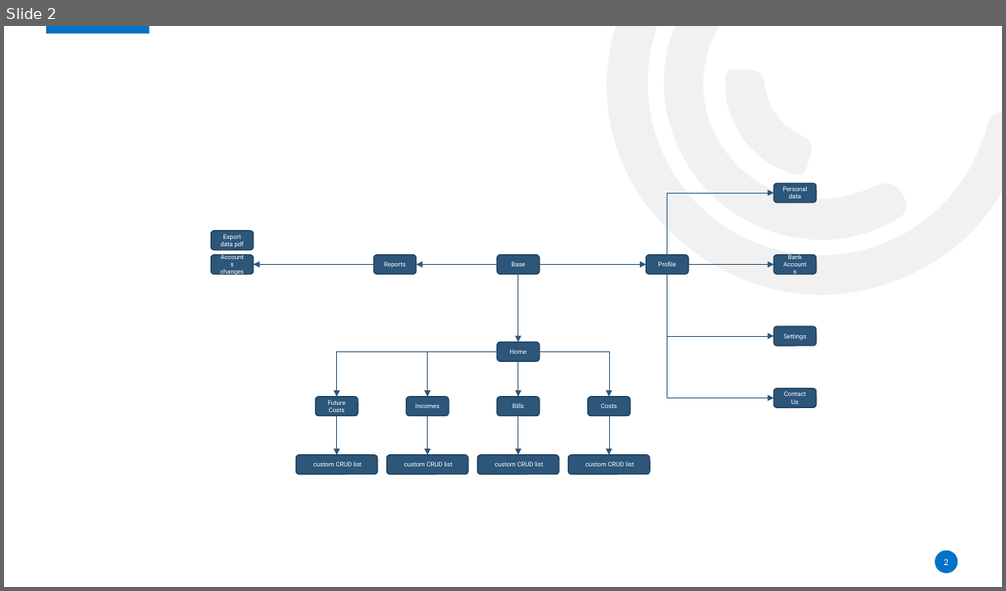
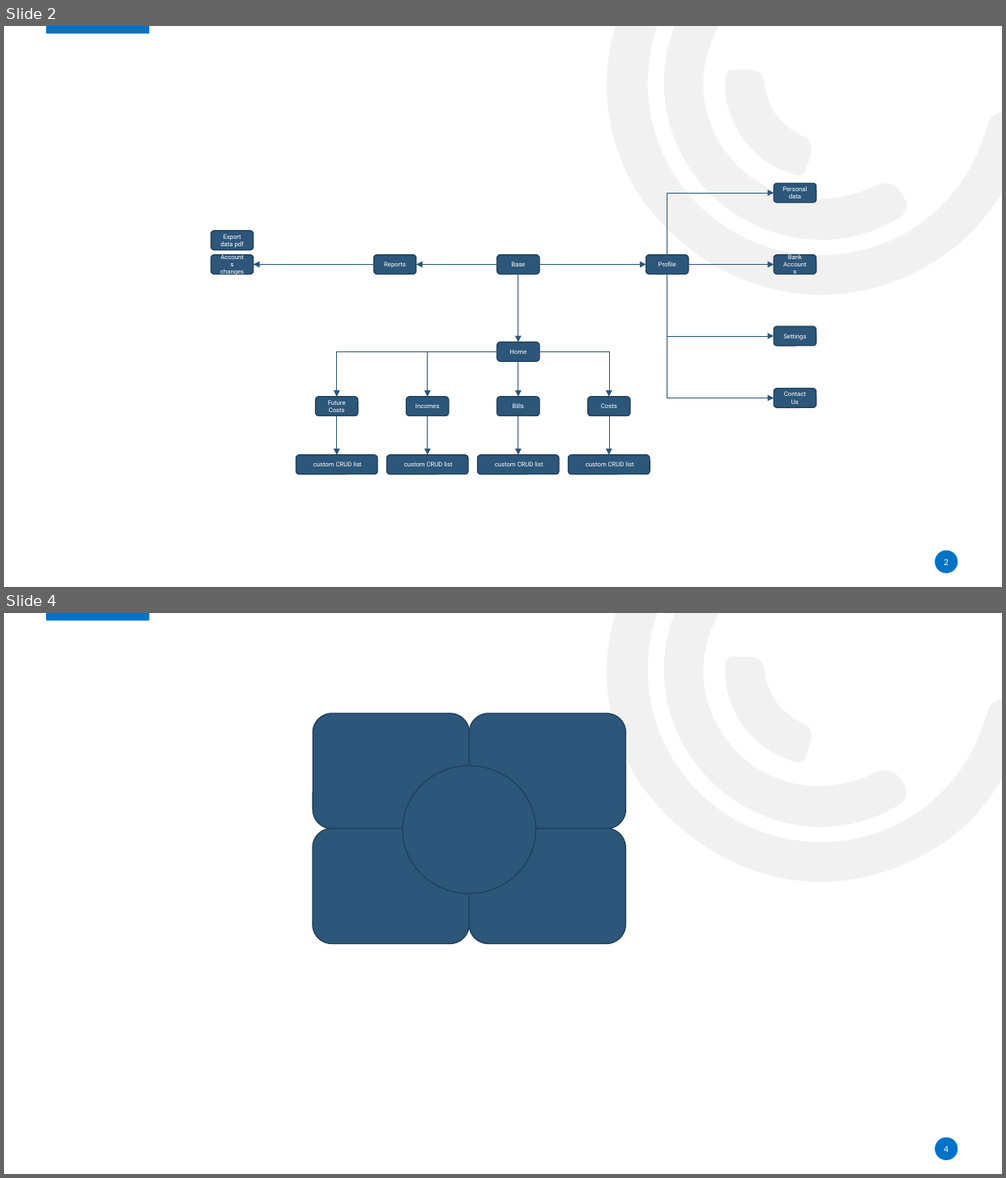
Before and after one commit to abbasyazdanmehr/billing-app-flutter, a slide deck: Billing app.pptx. Shown one above the other, each under a label of ours: slide 2 before the commit, slides 2 and 4 after it; the slides between them are not shown. The pictures are 1006x591 and 1006x1178 pixels, drawn with LibreOffice and Linux fonts; fonts in the diff are those of the drawing; background and template pictures are left out. Boxes give left, top, right and bottom in pixels: in the first picture for what was removed or moved away, otherwise in the second. Text is boxed around its words. In the diff, an @@ line names an element or a change of style, - is before the commit and + after.

```diff
--- a/Billing app.pptx
+++ b/Billing app.pptx
@@ slide 4 added at (x1=4, y1=613, x2=1002, y2=1174), background #FFFFFF; not listed: 5 template elements that a slide beside it also shows @@
@@ rounded rectangle added at (x1=313, y1=713, x2=469, y2=828), fill #2C567A, outline #21405A 1 pt @@
@@ rounded rectangle added at (x1=470, y1=713, x2=626, y2=828), fill #2C567A, outline #21405A 1 pt @@
@@ ellipse added at (x1=403, y1=766, x2=536, y2=894), fill #2C567A, outline #21405A 1 pt @@
@@ rounded rectangle added at (x1=313, y1=828, x2=469, y2=944), fill #2C567A, outline #21405A 1 pt @@
@@ rounded rectangle added at (x1=469, y1=828, x2=625, y2=944), fill #2C567A, outline #21405A 1 pt @@
@@ page number added at (x1=944, y1=1146, x2=948, y2=1152), 9 pt, text #FFFFFF @@
+4
```
Also in this commit, not shown: 2 slides changed, 8 other slides added, 2 other files.
